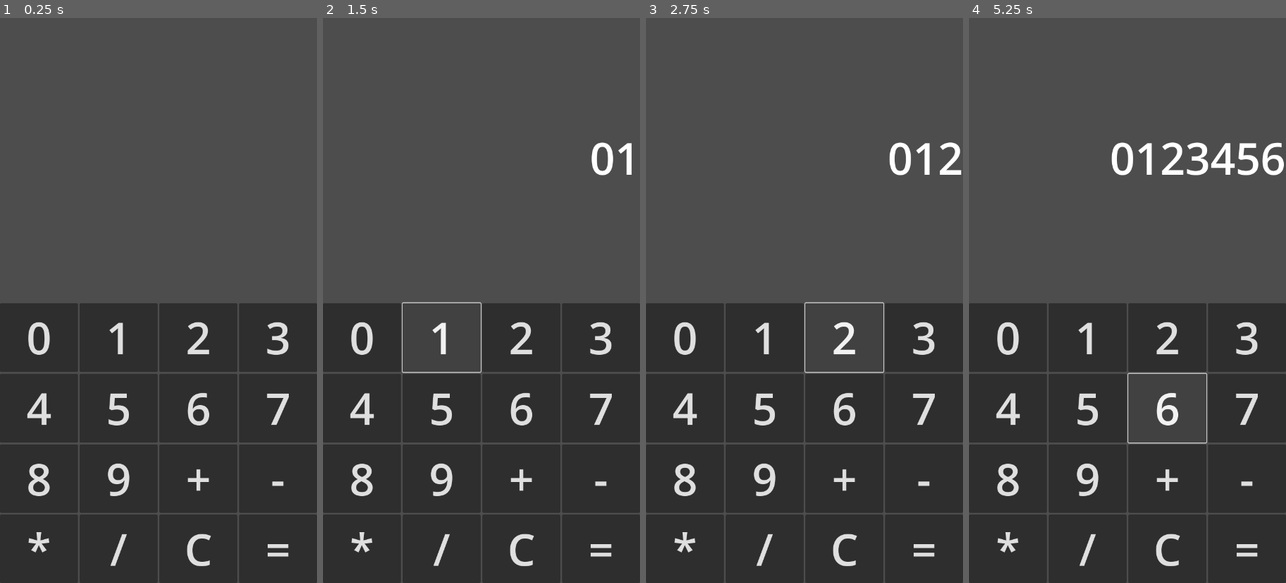
Above: before the commit, frames 1-4 (left to right).
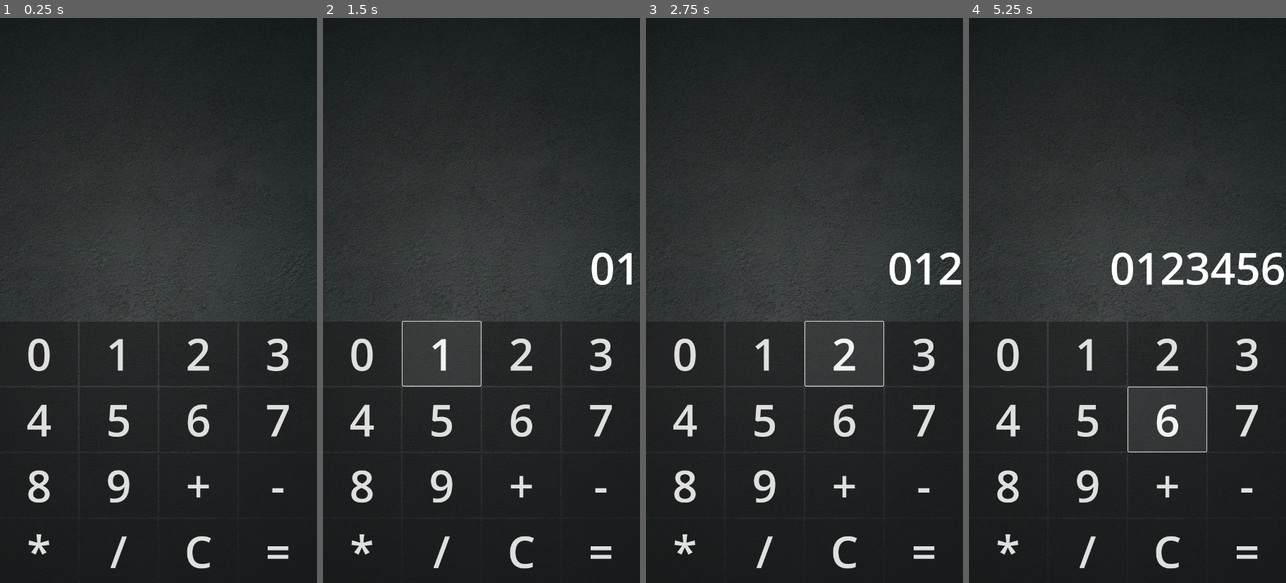
Above: after the commit, the same moments.

Repository: ppagdev/wrongculator-android
Game: Godot game, scene res://scenes/main.tscn
Same seed, same stepped clock (60 frames per second), same inputs: the game is played once before the commit and once after it.
Inputs:
- Up to frame 1 (0.25 s): no input
- Up to frame 2 (1.5 s): click "0" at 0.5 s; click "1" at 1.25 s
- Up to frame 3 (2.75 s): click "2" at 2 s
- Up to frame 4 (5.25 s): click "3" at 2.75 s; click "4" at 3.5 s; click "5" at 4.25 s; click "6" at 5 s

The runs differ from the first frame. In frame 1, 48% of the frame differs, in the area x 0-100%, y 0-100%; in frame 2, 48%; in frame 3, 48%; in frame 4, 49%.

Commit message:
added background

Diff:
--- a/scenes/main.tscn
+++ b/scenes/main.tscn
@@ -1,6 +1,7 @@
-[gd_scene load_steps=2 format=3 uid="uid://dxfi1ninmdbop"]
+[gd_scene load_steps=3 format=3 uid="uid://dxfi1ninmdbop"]
 
 [ext_resource type="Script" path="res://scripts/main.gd" id="1_wk8ey"]
+[ext_resource type="Texture2D" uid="uid://dxbwc446wi4bm" path="res://assets/images/chalkboard-background.jpg" id="2_2tpqb"]
 
 [node name="Main" type="Control"]
 layout_mode = 3
@@ -24,14 +25,14 @@
 
 [node name="Label" type="Label" parent="VSplitContainer"]
 layout_mode = 2
-size_flags_vertical = 3
+size_flags_vertical = 10
 theme_override_font_sizes/font_size = 100
 horizontal_alignment = 2
 vertical_alignment = 1
 
 [node name="GridContainer" type="GridContainer" parent="VSplitContainer"]
 layout_mode = 2
-size_flags_vertical = 3
+size_flags_vertical = 10
 columns = 4
 
 [node name="Button0" type="Button" parent="VSplitContainer/GridContainer"]
@@ -146,6 +147,18 @@
 theme_override_font_sizes/font_size = 100
 text = "="
 
+[node name="TextureRect" type="TextureRect" parent="."]
+z_index = -10
+layout_mode = 1
+anchors_preset = 15
+anchor_right = 1.0
+anchor_bottom = 1.0
+grow_horizontal = 2
+grow_vertical = 2
+mouse_filter = 2
+texture = ExtResource("2_2tpqb")
+expand_mode = 3
+
 [connection signal="pressed" from="VSplitContainer/GridContainer/Button0" to="." method="_on_button_pressed" binds= ["0"]]
 [connection signal="pressed" from="VSplitContainer/GridContainer/Button1" to="." method="_on_button_pressed" binds= ["1"]]
 [connection signal="pressed" from="VSplitContainer/GridContainer/Button2" to="." method="_on_button_pressed" binds= ["2"]]
Binary file added: assets/images/chalkboard-background.jpg
Not shown, added: assets/images/chalkboard-background.jpg.import
Not shown, changed: target/debug/Wrongculator Android.apk
Not shown, changed: target/debug/Wrongculator Android.apk.idsig
